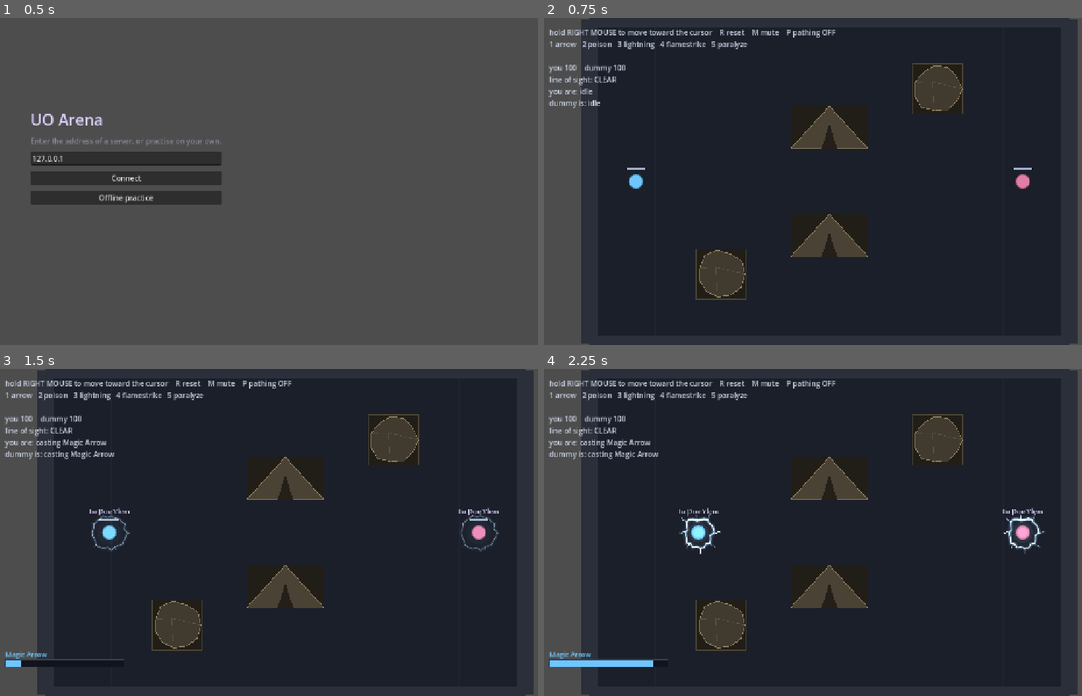
Above: before the commit, frames 1-4 (two rows, left to right).
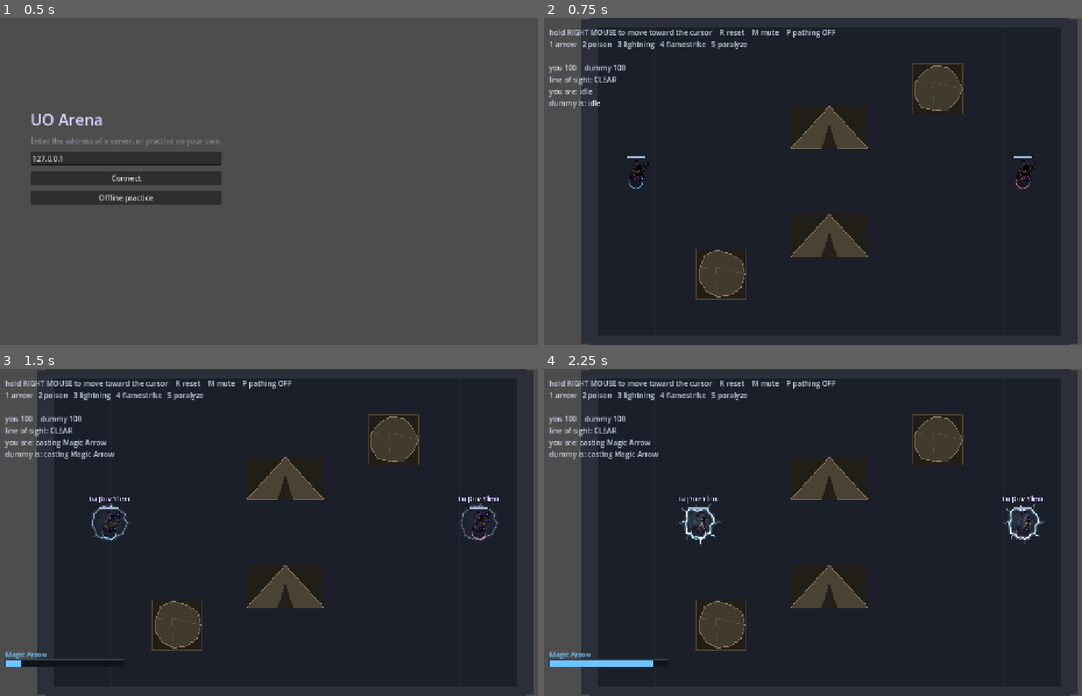
Above: after the commit, the same moments.

Repository: sirdeaz/uo-arena
Game: Godot game, scene res://autoload/boot.tscn
Same seed, same stepped clock (60 frames per second), same inputs: the game is played once before the commit and once after it.
Inputs (mouse positions are in pixels of both pictures, inside the frame that each line leads up to):
- Up to frame 1 (0.5 s): no input
- Up to frame 2 (0.75 s): click "Offline practice" at 0.5 s
- Up to frame 3 (1.5 s): tap Enter at 1.25 s; move the mouse to (414, 516) at 1.27 s; hold D from 1.28 s (still down); tap 1 at 1.35 s; click (414, 516) at 1.42 s
- Up to frame 4 (2.25 s): release D at 2 s; drag from (710, 548) to (802, 597) at 2.02 s

Frame 1 is identical in both runs. In frame 2, 0.4% of the frame differs, in the area x 15-92%, y 42-53%; in frame 3, 0.9%; in frame 4, 1.2%, in the area x 25-94%, y 38-57%.

Commit message:
Give the fighters a body instead of a circle
A fighter was one `draw_circle`, which is honest about where the collision
shape is and silent about everything else: standing still and sprinting
across the arena looked identical, and so did winding up a flamestrike.

The supplied dark mage pack is not registered — the attack frames sit on a
74 px canvas rather than 64, and each animation stands somewhere different
on it — so drawn straight from those files a fighter jumps sideways the
moment it stops walking. `tools/pack_character_sprites.py` corrects that
once, on the way in, by finding each animation's standing point from the
robe hem and landing every frame on a fixed cell. Averaged per animation
rather than per frame, so a walk cycle's bob survives and only the drift
between sets is corrected.

The sprite carries posture and nothing else. Every read stays a `_draw()`
call in a palette colour, and the identity read moves rather than
disappears: the body circle becomes the footprint the character stands in,
rimmed in `body_color` at `PLAYER_RADIUS`, so "is that me" is still free
and the shape you read is still the shape that blocks.

Two traps worth naming. The cast aura is centred on a fighter's origin,
which was the middle of a circle and is now a character's feet — it is
lifted to chest height, while the sight line and the bolts deliberately
stay where they are, because those are drawn where the raycast is. And a
fighter the server owns has no velocity of its own, so the animation reads
frame-to-frame travel instead; animating off `velocity` would have left
every opponent gliding across the arena in an idle pose.

The pack's fourth attack frame is left out of the atlas: a fixed
right-facing purple burst, where the game already draws a release in the
colour of the spell that was actually cast.

`docs/art-direction.md` writes down the rule this was allowed under, which
is a partial answer to #20, and corrects the palette's stale claim that
there are no textures in the repo. The pack's licence is recorded as
unsettled next to the pack, which is the honest state of it.

Closes #26

Co-Authored-By: Claude Opus 5 <noreply@anthropic.com>
Claude-Session: https://claude.ai/code/session_01XkGyHL52mdpdEucddVEFt5

Diff:
--- a/client/fighter.gd
+++ b/client/fighter.gd
@@ -1,7 +1,7 @@
 extends CharacterBody2D
 class_name Fighter
 
-## Client-side body for a combatant: physics, input, and a placeholder drawn shape.
+## Client-side body for a combatant: physics, input, and the character on screen.
 ##
 ## It owns a `Combatant` in all three of its configurations, and what changes between
 ## them is only who advances that combatant's clock and who owns its position:
@@ -16,6 +16,15 @@
 const RADIUS: float = Constants.PLAYER_RADIUS
 const HEALTH_BAR_WIDTH: float = 52.0
 
+## Top of the character's head, in body coordinates. Everything overhead hangs off
+## this rather than off `RADIUS`: the sprite is taller than the collision circle, so a
+## bar placed above the circle would be drawn across the mage's chest.
+const HEAD_TOP: float = -FighterSprite.ANCHOR.y
+
+## Gap between the head and the health bar, and between the bar and the mantra above it.
+const OVERHEAD_GAP: float = 6.0
+const MANTRA_GAP: float = 14.0
+
 ## Cursor distance below which holding the move button does nothing. Without it a
 ## cursor resting on your own feet flips direction every frame and you vibrate.
 const MOUSE_DEAD_ZONE: float = 16.0
@@ -69,7 +78,20 @@
 var combatant: Combatant
 
 var _fx: Node2D
+
+## Everything a player *reads* — status rings, health, the mantra — drawn on its own
+## layer above the character. A child rather than part of `_draw` because the sprite
+## has to go underneath all of it, and because this layer wants the engine's default
+## filtering for text while the sprite wants none at all.
+var _ui: Node2D
+
 var _anim_time: float = 0.0
+
+## How fast this body actually moved last frame, which is not the same as `velocity`:
+## a fighter the server owns is carried by `_apply_server_correction` and never has a
+## velocity of its own, so reading `velocity` would leave every opponent sliding around
+## the arena in an idle pose.
+var _travel_speed: float = 0.0
 var _burst_remaining: float = 0.0
 var _burst_color: Color = Color.WHITE
 var _burst_expands: bool = true
@@ -90,14 +112,32 @@
 
 	combatant.position = global_position
 
+	# Nearest-neighbour, and only on this node: the character is pixel art, and the
+	# engine's default smoothing turns a 64 px mage into a smear. The overhead text on
+	# `_ui` is deliberately left on the default filter, where it belongs.
+	texture_filter = CanvasItem.TEXTURE_FILTER_NEAREST
+
 	# Spell energy draws on its own additive layer so glow accumulates toward white
 	# instead of flatly tinting the character. Kept at z 0, not below: a negative
 	# z_index would sort it under the arena floor, which then paints over it.
 	_fx = Node2D.new()
+	# Lifted to the character's chest. The aura and the burst are things happening to a
+	# body, so they follow the body up off the floor — unlike the sight line and the
+	# bolts, which stay at the feet because that is where the raycast actually is, and
+	# a drawn line that is not the line being tested is the failure `ArenaView` exists
+	# to avoid.
+	_fx.position = FighterSprite.CHEST
 	_fx.z_index = 0
 	_fx.material = SpellFX.additive_material()
 	add_child(_fx)
 	_fx.draw.connect(_draw_fx)
+
+	# Added last so it draws last. Health, status and the mantra are the reads that
+	# decide fights, and a cast aura is now big enough and high enough to sit right
+	# behind them — so they go over the glow, not under it.
+	_ui = Node2D.new()
+	add_child(_ui)
+	_ui.draw.connect(_draw_ui)
 
 	var state := combatant.entity_state
 	state.cast_completed.connect(
@@ -135,6 +175,8 @@
 	if player_controlled and combatant.can_move():
 		direction = input_direction()
 	velocity = direction * Constants.PLAYER_MOVE_SPEED
+
+	var was_at := global_position
 	move_and_slide()
 
 	if server_driven:
@@ -142,7 +184,11 @@
 	else:
 		combatant.position = global_position
 
+	if delta > 0.0:
+		_travel_speed = was_at.distance_to(global_position) / delta
+
 	queue_redraw()
+	_ui.queue_redraw()
 	_fx.queue_redraw()
 
 
@@ -247,15 +293,49 @@
 
 
 func _draw() -> void:
-	draw_circle(Vector2.ZERO, RADIUS, body_color)
-	draw_arc(Vector2.ZERO, RADIUS, 0.0, TAU, 32, body_color.darkened(0.4), 2.0, true)
-
+	_draw_footing()
+	draw_texture_rect_region(
+		FighterSprite.TEXTURE, FighterSprite.rect_for(Vector2.ZERO), current_frame_region()
+	)
+
+
+## The mark on the floor the character stands on: the collision circle itself, filled
+## as a shadow and rimmed in this fighter's own colour.
+##
+## The rim is not decoration, it is the identity read, and it is why the circle this
+## replaced could go. Ten fighters wear one hooded robe, so the art cannot say which of
+## them you are looking at; blue-is-you has to survive somewhere, and drawing it at the
+## collision radius keeps `ArenaView`'s bargain besides — the shape you read is still
+## exactly the shape that blocks.
+func _draw_footing() -> void:
+	draw_circle(Vector2.ZERO, RADIUS, Color(Palette.OUTLINE, Palette.BODY_SHADOW_ALPHA))
+	draw_arc(
+		Vector2.ZERO, RADIUS, 0.0, TAU, 32,
+		Color(body_color, Palette.BODY_RING_ALPHA), 2.0, true
+	)
+
+
+## Which patch of the atlas this fighter is showing right now. Public so the practice
+## harness and the tests can ask without waiting for a frame to be drawn.
+func current_frame_region() -> Rect2:
+	var state := combatant.entity_state
+	var anim := FighterSprite.animation_for(state.current_state, _travel_speed)
+	var progress := 0.0
+	if anim == FighterSprite.Anim.CAST and state.current_spell != null:
+		progress = state.cast_time_elapsed / state.current_spell.cast_time_seconds
+	return FighterSprite.region_for(
+		anim, FighterSprite.frame_for(anim, _anim_time, progress)
+	)
+
+
+## Status, health and speech, above the character rather than on it.
+func _draw_ui() -> void:
 	if combatant.is_paralyzed():
-		draw_arc(
+		_ui.draw_arc(
 			Vector2.ZERO, RADIUS + 7.0, 0.0, TAU, 32, Palette.STATUS_PARALYZED, 3.0, true
 		)
 	if combatant.poison_seconds_remaining > 0.0:
-		draw_arc(
+		_ui.draw_arc(
 			Vector2.ZERO, RADIUS + 13.0, 0.0, TAU, 32, Palette.STATUS_POISONED, 2.0, true
 		)
 
@@ -341,28 +421,28 @@
 	var font := SpellVisuals.MANTRA_FONT
 	var text: String = state.current_spell.mantra
 	var width := font.get_string_size(text, HORIZONTAL_ALIGNMENT_LEFT, -1, MANTRA_FONT_SIZE).x
-	var origin := Vector2(-width * 0.5, -RADIUS - 30.0)
+	var origin := Vector2(-width * 0.5, HEAD_TOP - OVERHEAD_GAP - MANTRA_GAP)
 
 	# Dark outline so the words stay readable over the arena floor. One call rather than
 	# the four offset passes this used to take.
-	draw_string_outline(
+	_ui.draw_string_outline(
 		font, origin, text, HORIZONTAL_ALIGNMENT_LEFT, -1, MANTRA_FONT_SIZE,
 		MANTRA_OUTLINE_SIZE, Palette.OUTLINE
 	)
-	draw_string(
+	_ui.draw_string(
 		font, origin, text, HORIZONTAL_ALIGNMENT_LEFT, -1, MANTRA_FONT_SIZE, MANTRA_COLOR
 	)
 
 
 func _draw_health_bar() -> void:
 	var fraction := clampf(combatant.health / Constants.PLAYER_MAX_HEALTH, 0.0, 1.0)
-	var origin := Vector2(-HEALTH_BAR_WIDTH * 0.5, -RADIUS - 18.0)
-	draw_rect(Rect2(origin, Vector2(HEALTH_BAR_WIDTH, 6.0)), Palette.BAR_TRACK)
-	draw_rect(
+	var origin := Vector2(-HEALTH_BAR_WIDTH * 0.5, HEAD_TOP - OVERHEAD_GAP)
+	_ui.draw_rect(Rect2(origin, Vector2(HEALTH_BAR_WIDTH, 6.0)), Palette.BAR_TRACK)
+	_ui.draw_rect(
 		Rect2(origin, Vector2(HEALTH_BAR_WIDTH * fraction, 6.0)),
 		Palette.HEALTH_HURT if fraction < Palette.HEALTH_HURT_FRACTION \
 			else Palette.HEALTH_HEALTHY
 	)
-	draw_rect(
+	_ui.draw_rect(
 		Rect2(origin, Vector2(HEALTH_BAR_WIDTH, 6.0)), Palette.OUTLINE, false, 1.0
 	)
--- /dev/null
+++ b/client/fighter_sprite.gd
@@ -0,0 +1,101 @@
+extends RefCounted
+class_name FighterSprite
+
+## The character atlas, and the rules for picking a frame out of it.
+##
+## Split out of `Fighter` for the reason the rest of this codebase splits things out:
+## which frame a fighter should be showing is a decision, and a decision belongs in a
+## static function that a test can call without a scene tree, a texture or a clock.
+## `Fighter` is left with the drawing, which is one call.
+##
+## ## What the sprite is allowed to say
+##
+## Nothing that a player reads under time pressure. The art carries posture — standing,
+## walking, winding up a spell — and that is all. Health, status, cast progress, which
+## spell, whose body this is: every one of those stays a `_draw()` call in a palette
+## colour, because ten fighters wear this same art and a hooded robe cannot be told
+## from another hooded robe at a glance. See `docs/art-direction.md`.
+##
+## ## Registration
+##
+## The atlas is built by `tools/pack_character_sprites.py`, which lands every frame on
+## a fixed cell with the character's standing point at `ANCHOR`. That is what lets one
+## offset serve every row: a fighter that stops walking mid-stride does not jump
+## sideways, which is exactly what the raw pack does — its attack frames sit on a
+## wider canvas, and each animation puts the character somewhere else on it.
+
+const TEXTURE: Texture2D = preload("res://client/art/dark_mage.png")
+
+## The three postures the pack covers. Ordered to match the atlas rows.
+enum Anim { IDLE, WALK, CAST }
+
+const CELL := Vector2(64.0, 64.0)
+
+## Where, inside a cell, the character's feet are. The pivot everything hangs off, and
+## the point a fighter's own position puts on the floor.
+const ANCHOR := Vector2(26.0, 61.0)
+
+## Roughly the character's middle, measured up from where they stand.
+##
+## Anything belonging to the *body* rather than to the ground hangs off this: a mage
+## drawn standing upright has their chest here, and a cast aura gathering around their
+## ankles reads as a puddle rather than as a spell. Ground marks — the footing, the
+## status rings — stay at the feet, where the collision circle is.
+const CHEST := Vector2(0.0, -26.0)
+
+## Frames per row. The cast row is short: the pack's fourth attack frame is a
+## right-facing burst of purple energy, which is a spell effect this game already draws
+## itself, in the colour of the spell that was actually cast. See `docs/art-direction.md`.
+const FRAME_COUNTS := [4, 4, 3]
+
+const IDLE_FRAME_SECONDS: float = 0.22
+const WALK_FRAME_SECONDS: float = 0.11
+
+## Speed, in px/s, above which a fighter is walking rather than standing. Well under
+## `PLAYER_MOVE_SPEED`, and well above the drift a server correction produces while a
+## player stands still — otherwise a stationary remote fighter moonwalks on every
+## snapshot.
+const WALK_SPEED_THRESHOLD: float = 12.0
+
+
+## Which posture a fighter in `state`, travelling at `speed` px/s, should be showing.
+##
+## Casting wins over walking: you can walk while casting in this game, and what the
+## opponent needs off the silhouette is that a spell is coming, not that feet are
+## moving. The mantra overhead says which spell; this only says that there is one.
+static func animation_for(state: EntityState.State, speed: float) -> Anim:
+	if state == EntityState.State.CASTING:
+		return Anim.CAST
+	if speed > WALK_SPEED_THRESHOLD:
+		return Anim.WALK
+	return Anim.IDLE
+
+
+## Which frame of `anim` to show.
+##
+## Idle and walk loop on the clock. A cast does not: its frames are spread across the
+## real cast progress, so the wind-up is a read on how close the spell is to landing
+## rather than a loop that happens to be playing — the same choice `_draw_cast_animation`
+## makes for the aura, and for the same reason. A one-second spell and a four-second one
+## then look different, which is the point.
+static func frame_for(anim: Anim, elapsed: float, cast_progress: float) -> int:
+	var count: int = FRAME_COUNTS[anim]
+	match anim:
+		Anim.CAST:
+			return clampi(int(clampf(cast_progress, 0.0, 1.0) * float(count)), 0, count - 1)
+		Anim.WALK:
+			return posmod(int(maxf(elapsed, 0.0) / WALK_FRAME_SECONDS), count)
+		_:
+			return posmod(int(maxf(elapsed, 0.0) / IDLE_FRAME_SECONDS), count)
+
+
+## The patch of the atlas holding that frame.
+static func region_for(anim: Anim, frame: int) -> Rect2:
+	var column := posmod(frame, FRAME_COUNTS[anim])
+	return Rect2(Vector2(float(column) * CELL.x, float(anim) * CELL.y), CELL)
+
+
+## Where to put the atlas region so the character stands at `foot`, in the drawing
+## node's own coordinates.
+static func rect_for(foot: Vector2) -> Rect2:
+	return Rect2(foot - ANCHOR, CELL)
--- a/client/palette.gd
+++ b/client/palette.gd
@@ -3,8 +3,10 @@
 
 ## The art direction, in one place.
 ##
-## Every colour in the game is a `_draw()` argument — there are no textures, sprites or
-## shaders in the repo — so this module *is* the art. Kept in `client/` rather than
+## Every colour a player *reads* is a `_draw()` argument, so this module is the art
+## direction for all of it. Sprites exist now — the fighters wear one — but they carry
+## posture and nothing else; what a colour means is still decided here and only here,
+## and `docs/art-direction.md` draws that line. Kept in `client/` rather than
 ## `common/` for the same reason `SpellVisuals` is: the server resolves spells without
 ## ever needing to know what colour a flamestrike is, and `server/` has to stay free of
 ## rendering concerns so the Dedicated Server export stays clean.
@@ -37,6 +39,8 @@
 const UI_TEXT := Color("#c8d0e0")
 
 ## Near-black behind overhead text and bars, so they survive any floor under them.
+## Also the shadow a fighter stands in — the same job, one layer down: it is what sets
+## the character off the floor rather than a colour of its own.
 const OUTLINE := Color("#0d1017")
 
 ## The empty part of a health bar. Deliberately the arena's own slate — an unfilled bar
@@ -63,6 +67,16 @@
 # which is your cast and so wears your colour.
 
 const PLAYER := Color("#6ec6ff")
+
+## The footing under a fighter: the collision circle, filled as a shadow in `OUTLINE`
+## and rimmed in that fighter's own colour.
+##
+## Every fighter wears the same hooded robe, so this rim is where "which one is that"
+## now lives — the first read of a fight, and the one the sprite cannot make. The
+## shadow is the weaker of the two on purpose: it grounds the character, the rim
+## identifies them.
+const BODY_SHADOW_ALPHA: float = 0.4
+const BODY_RING_ALPHA: float = 0.85
 
 ## The practice dummy, and later the opponent. Rose rather than red: red has one job
 ## here, and it is telling you that you are about to die.
--- /dev/null
+++ b/tests/test_fighter_sprite.gd
@@ -0,0 +1,263 @@
+extends TestCase
+
+## The character art, and the two things that can go wrong with it.
+##
+## **Registration.** The pack these frames came from is not registered: the attack
+## frames sit on a wider canvas than the rest, and each animation puts the character
+## somewhere else on it. `tools/pack_character_sprites.py` corrects that on the way in,
+## and the test below re-measures the committed atlas rather than trusting it — because
+## the failure is a fighter that jumps sideways when it stops walking, which no test of
+## the drawing code would ever notice.
+##
+## **What the art is allowed to say.** Nothing a player reads under pressure. Ten
+## fighters wear this one hooded robe, so health, status, whose body it is and which
+## spell is coming all stay `_draw()` calls in palette colours. The sprite carries
+## posture, and the tests here only ever ask it for posture.
+
+const IDLE := FighterSprite.Anim.IDLE
+const WALK := FighterSprite.Anim.WALK
+const CAST := FighterSprite.Anim.CAST
+
+## How far a frame's standing point may sit from `ANCHOR` before the animation is
+## visibly unregistered. Measured in atlas pixels; the pack's own drift is 2 px of
+## deliberate bob and lean, and the drift this catches — a re-pack that skipped the
+## anchoring — is 4 px and up.
+const REGISTRATION_TOLERANCE: float = 3.0
+
+const ALPHA_FLOOR: float = 16.0 / 255.0
+const HEM_ROWS: int = 16
+
+
+# ── Posture ───────────────────────────────────────────────────────────────────────
+
+
+func test_a_fighter_standing_still_is_idle() -> void:
+	assert_eq(
+		FighterSprite.animation_for(EntityState.State.IDLE, 0.0),
+		IDLE,
+		"nothing happening should look like nothing happening"
+	)
+
+
+func test_a_fighter_at_running_speed_is_walking() -> void:
+	assert_eq(
+		FighterSprite.animation_for(EntityState.State.IDLE, Constants.PLAYER_MOVE_SPEED),
+		WALK,
+		"a fighter crossing the arena should move their feet"
+	)
+
+
+func test_a_nudge_is_not_a_walk() -> void:
+	# Server corrections push a standing player around by a few pixels a second. If that
+	# counted as walking, every idle opponent would moonwalk on every snapshot.
+	assert_eq(
+		FighterSprite.animation_for(EntityState.State.IDLE, 2.0),
+		IDLE,
+		"a correction-sized nudge must not start the walk cycle"
+	)
+
+
+func test_casting_beats_walking() -> void:
+	# You can walk while casting in this game — that is the whole premise — and what an
+	# opponent needs off the silhouette is that a spell is coming, not that feet moved.
+	assert_eq(
+		FighterSprite.animation_for(
+			EntityState.State.CASTING, Constants.PLAYER_MOVE_SPEED
+		),
+		CAST,
+		"a running caster should still read as a caster"
+	)
+
+
+func test_recovery_is_not_a_cast() -> void:
+	assert_eq(
+		FighterSprite.animation_for(EntityState.State.RECOVERING, 0.0),
+		IDLE,
+		"the dead time after a spell is over, and should look it"
+	)
+
+
+# ── Frames ────────────────────────────────────────────────────────────────────────
+
+
+func test_idle_loops_rather_than_running_off_the_end() -> void:
+	var seen := {}
+	for step in 40:
+		var frame := FighterSprite.frame_for(IDLE, float(step) * 0.1, 0.0)
+		assert_true(frame >= 0 and frame < 4, "idle frame %d is off the row" % frame)
+		seen[frame] = true
+	assert_eq(seen.size(), 4, "a four-frame loop should use all four frames")
+
+
+func test_walking_animates_faster_than_standing() -> void:
+	assert_true(
+		FighterSprite.WALK_FRAME_SECONDS < FighterSprite.IDLE_FRAME_SECONDS,
+		"feet move faster than breathing"
+	)
+
+
+func test_a_cast_pose_tracks_the_spell_rather_than_the_clock() -> void:
+	# The wind-up is a read on how close the spell is to landing, the same way the aura
+	# is. A one-second spell and a four-second one then look different at the same
+	# moment, which is the point of not looping it.
+	var early := FighterSprite.frame_for(CAST, 0.0, 0.0)
+	var late := FighterSprite.frame_for(CAST, 0.0, 0.99)
+	assert_eq(early, 0, "a cast should start at the first frame")
+	assert_true(late > early, "a cast should be further along near the end")
+
+
+func test_the_clock_does_not_move_a_cast_pose() -> void:
+	assert_eq(
+		FighterSprite.frame_for(CAST, 0.0, 0.5),
+		FighterSprite.frame_for(CAST, 12.7, 0.5),
+		"the same progress should be the same pose, whenever it happens"
+	)
+
+
+func test_a_finished_cast_stays_on_the_row() -> void:
+	# Progress can reach exactly 1.0 on the frame a spell resolves, and a client whose
+	# clock has run ahead of the server can push past it.
+	for progress in [1.0, 1.5, 40.0]:
+		var frame := FighterSprite.frame_for(CAST, 0.0, progress)
+		assert_true(frame < 3, "progress %.1f ran off the cast row" % progress)
+
+
+func test_a_negative_clock_does_not_produce_a_negative_frame() -> void:
+	assert_true(
+		FighterSprite.frame_for(IDLE, -1.0, 0.0) >= 0,
+		"a frame index is never negative, whatever it is handed"
+	)
+
+
+# ── The atlas itself ──────────────────────────────────────────────────────────────
+
+
+func _region_pixels(region: Rect2) -> Array:
+	var image := FighterSprite.TEXTURE.get_image()
+	var opaque := []
+	for y in int(region.size.y):
+		for x in int(region.size.x):
+			if image.get_pixel(int(region.position.x) + x, int(region.position.y) + y).a \
+					> ALPHA_FLOOR:
+				opaque.append(Vector2(x, y))
+	return opaque
+
+
+## Where the character in this frame stands, by the same measure the packer used: the
+## centroid of the robe hem, and the row below their feet.
+func _standing_point(region: Rect2) -> Vector2:
+	var opaque := _region_pixels(region)
+	if opaque.is_empty():
+		return Vector2(-1.0, -1.0)
+	var bottom := 0.0
+	for point in opaque:
+		bottom = maxf(bottom, point.y)
+	var hem := 0.0
+	var count := 0
+	for point in opaque:
+		if point.y > bottom - float(HEM_ROWS):
+			hem += point.x
+			count += 1
+	return Vector2(hem / float(count), bottom + 1.0)
+
+
+func test_every_frame_stands_in_the_same_place() -> void:
+	for anim in [IDLE, WALK, CAST]:
+		for frame in FighterSprite.FRAME_COUNTS[anim]:
+			var region := FighterSprite.region_for(anim, frame)
+			var standing := _standing_point(region)
+			assert_true(
+				standing.distance_to(FighterSprite.ANCHOR) <= REGISTRATION_TOLERANCE,
+				"animation %d frame %d stands at %s, not at %s — the atlas is unregistered and fighters will jump between animations" % [
+					anim, frame, standing, FighterSprite.ANCHOR
+				]
+			)
+
+
+func test_no_frame_falls_off_the_atlas() -> void:
+	var size := FighterSprite.TEXTURE.get_size()
+	for anim in [IDLE, WALK, CAST]:
+		for frame in FighterSprite.FRAME_COUNTS[anim]:
+			var region := FighterSprite.region_for(anim, frame)
+			assert_true(
+				region.end.x <= size.x and region.end.y <= size.y,
+				"animation %d frame %d reads past the edge of the atlas" % [anim, frame]
+			)
+
+
+func test_every_animation_has_a_row_of_its_own() -> void:
+	var rows := {}
+	for anim in [IDLE, WALK, CAST]:
+		rows[FighterSprite.region_for(anim, 0).position.y] = anim
+	assert_eq(rows.size(), 3, "two animations sharing a row would show the same pose")
+
+
+func test_no_cell_the_client_can_ask_for_is_empty() -> void:
+	# The cast row is one frame shorter than the others. Reading a fourth cast frame
+	# would land on transparent atlas and the fighter would vanish mid-spell.
+	for anim in [IDLE, WALK, CAST]:
+		var region := FighterSprite.region_for(anim, FighterSprite.FRAME_COUNTS[anim] - 1)
+		assert_true(
+			not _region_pixels(region).is_empty(),
+			"the last frame of animation %d is blank" % anim
+		)
+
+
+func test_the_feet_land_where_the_fighter_is() -> void:
+	var rect := FighterSprite.rect_for(Vector2.ZERO)
+	assert_almost_eq(
+		rect.position.y + FighterSprite.ANCHOR.y,
+		0.0,
+		"the character should stand on their own position, not hover above it"
+	)
+	assert_almost_eq(
+		rect.position.x + FighterSprite.ANCHOR.x,
+		0.0,
+		"and be centred on it sideways"
+	)
+
+
+# ── A fighter nobody is steering ──────────────────────────────────────────────────
+
+
+var _fighter: Fighter
+
+
+func before_each() -> void:
+	_fighter = Fighter.new()
+	add_child(_fighter)
+
+
+func after_each() -> void:
+	_fighter.queue_free()
+
+
+func test_an_opponent_the_server_is_carrying_walks() -> void:
+	# The trap this pins: a remote fighter has no `velocity` of its own — it is pulled
+	# along by `_apply_server_correction` — so animating off `velocity` would leave every
+	# opponent gliding across the arena in an idle pose.
+	_fighter.server_driven = true
+	_fighter.global_position = Vector2.ZERO
+	_fighter.server_position = Vector2(600.0, 0.0)
+	await get_tree().physics_frame
+	await get_tree().physics_frame
+
+	assert_eq(
+		_fighter.current_frame_region().position.y,
+		FighterSprite.region_for(WALK, 0).position.y,
+		"an opponent being carried across the arena should be walking"
+	)
+
+
+func test_and_stands_still_once_it_arrives() -> void:
+	_fighter.server_driven = true
+	_fighter.global_position = Vector2.ZERO
+	_fighter.server_position = Vector2.ZERO
+	await get_tree().physics_frame
+	await get_tree().physics_frame
+
+	assert_eq(
+		_fighter.current_frame_region().position.y,
+		FighterSprite.region_for(IDLE, 0).position.y,
+		"a fighter standing on the spot should not be walking"
+	)
Binary file added: client/art/dark_mage.png
Not shown, added: client/art/dark_mage.png.import
Not shown, added: client/fighter_sprite.gd.uid
Not shown, added: tests/test_fighter_sprite.gd.uid
Not shown, added: docs/art-direction.md
